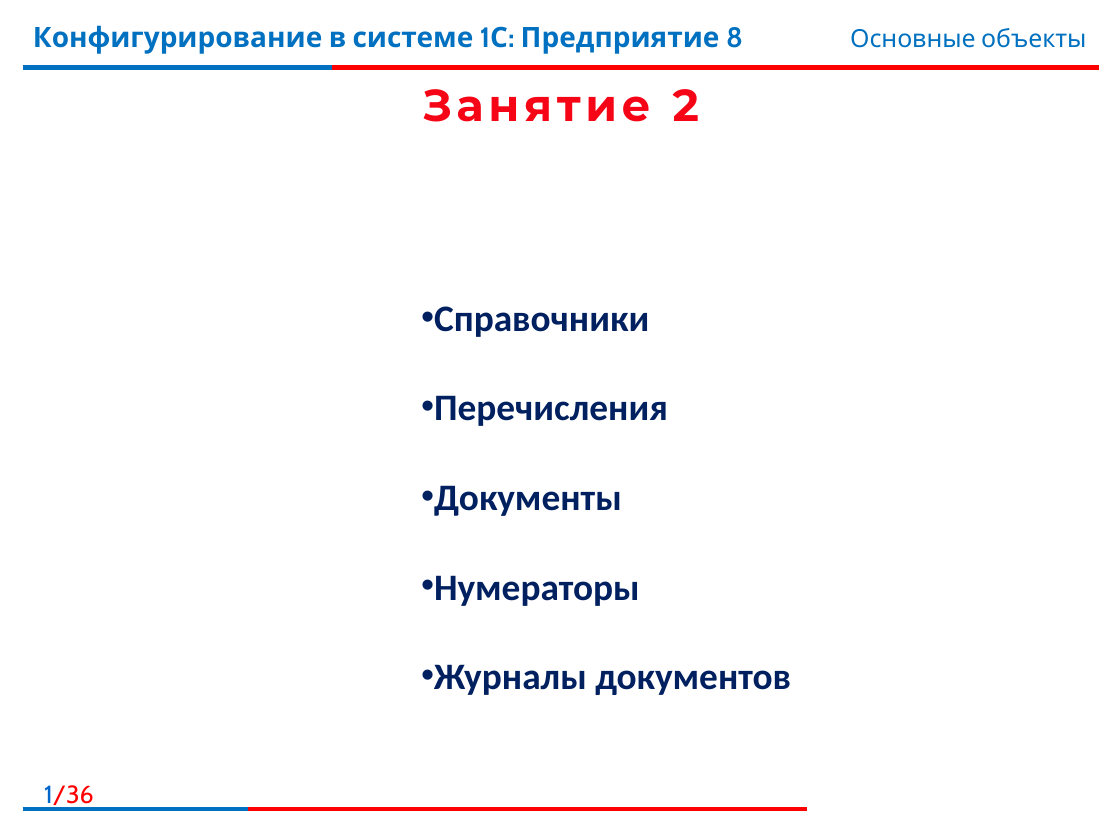
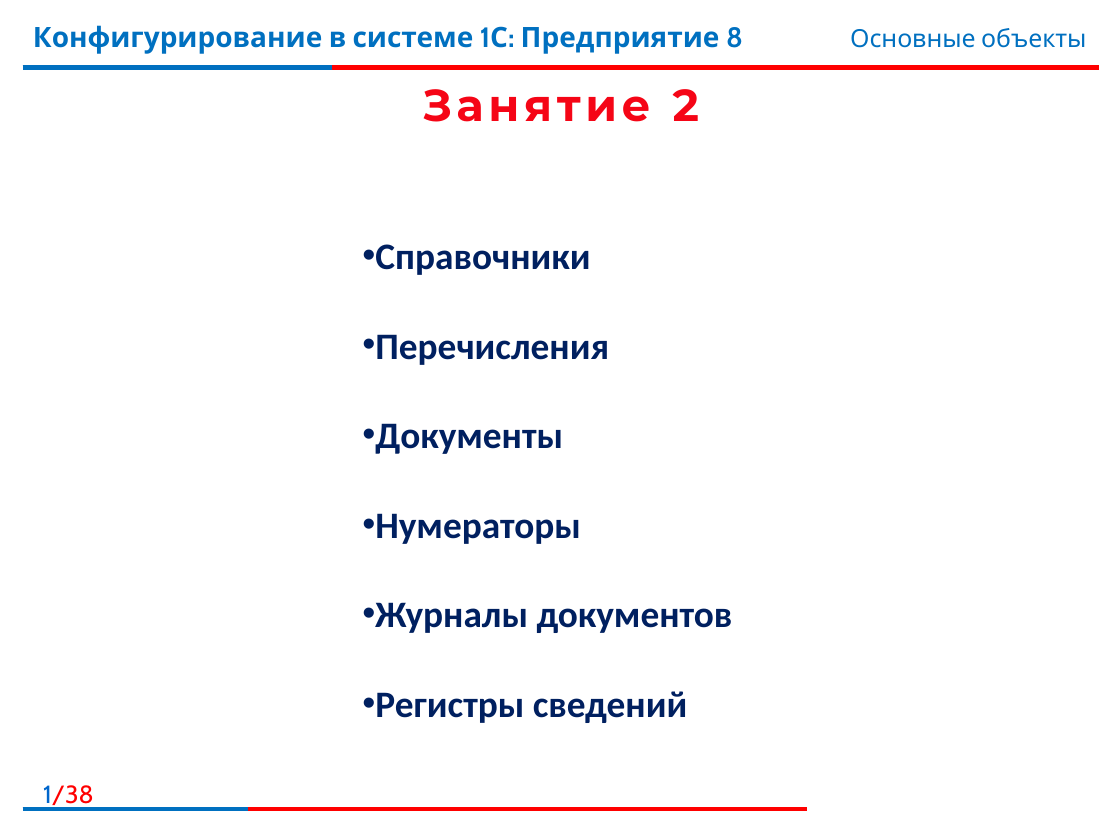
Before and after one commit to bestteacher-1c/documents_compl_kurs, a slide deck: slide 1 of Занятие_02/Иллюcтрации2_.pptx. Drawn at 1120x840 pixels with LibreOffice and Linux fonts; fonts in the diff are those of the drawing; background and template pictures are left out. Boxes give left, top, right and bottom in pixels: in the first picture for what was removed or moved away, otherwise in the second. Text is boxed around its words. In the diff, an @@ line names an element or a change of style, - is before the commit and + after.

```diff
--- a/Занятие_02/Иллюcтрации2_.pptx
+++ b/Занятие_02/Иллюcтрации2_.pptx
@@ text "Справочники": place and size @@
-text "Справочники" at [434,306,791,695]
+text "Справочники" at [375,244,733,723]
@@ text at [375,691,687,723]: paragraph added @@
+• Регистры сведений
@@ page number at [43,785,94,808]: text changed @@
-1/36
+1/38
```
Also in this commit, not shown: 11 slides added, 12 slides removed, 13 other files.
